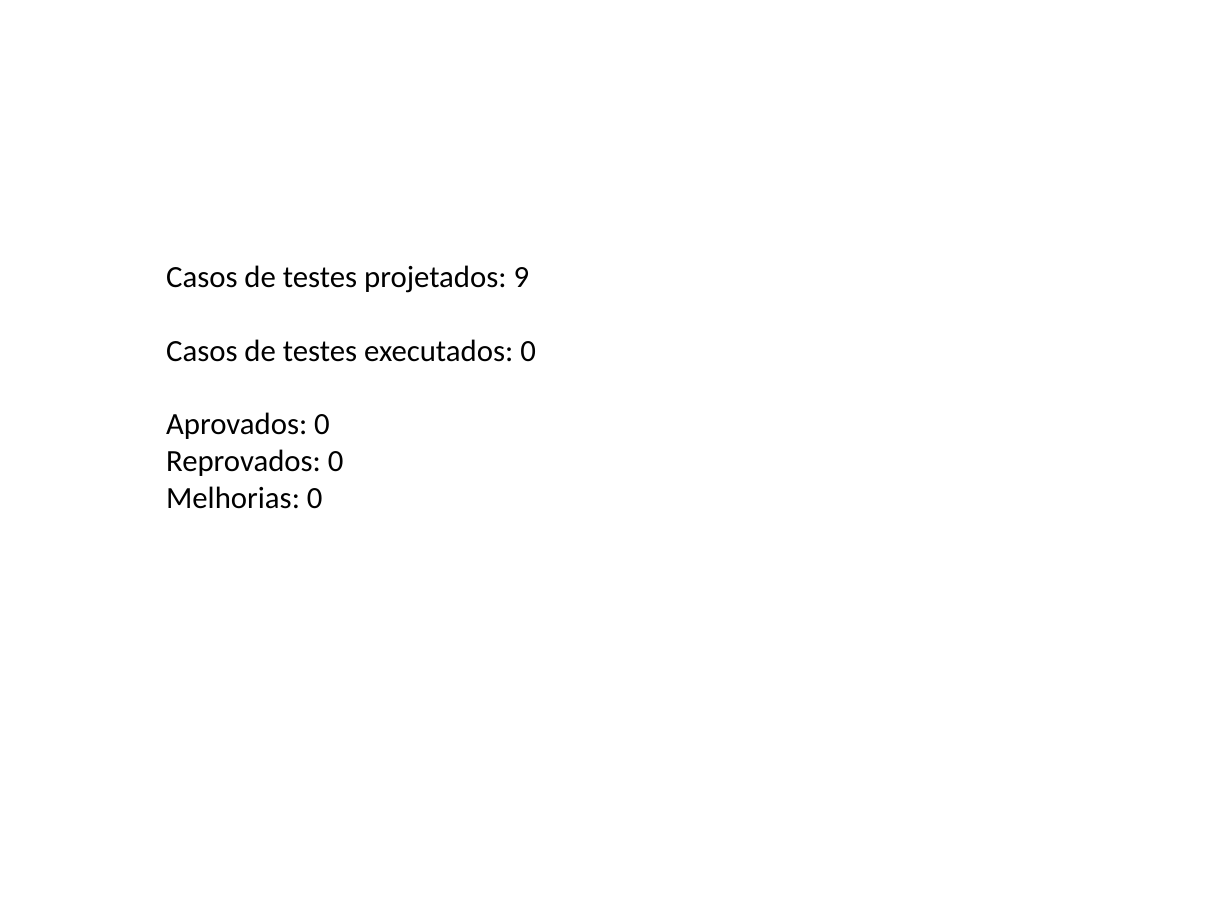
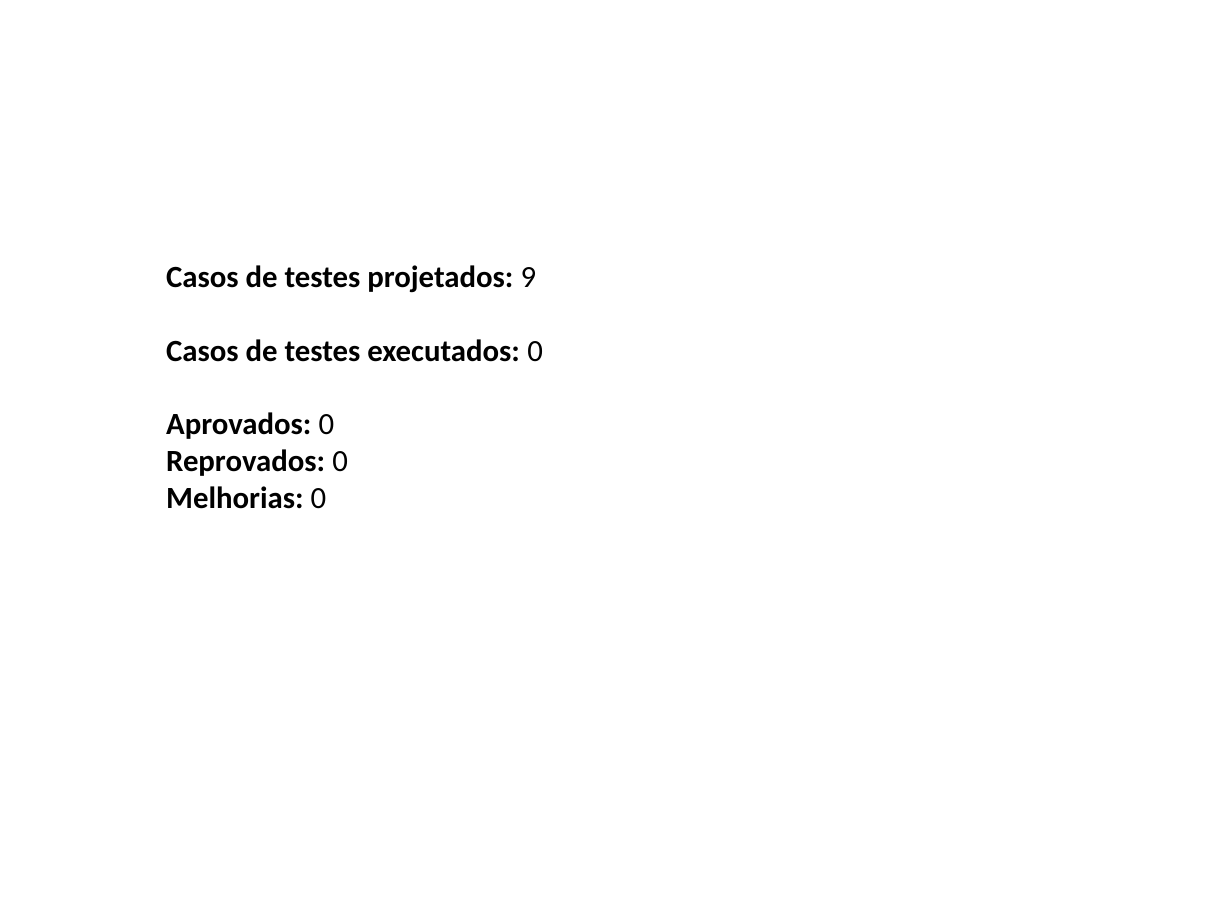
Before and after one commit to washingtonferreira/finderrors, a slide deck: slide 8 of FINDERRORS_-_Avaliação_dos_Testes.pptx. Drawn at 1232x924 pixels with LibreOffice and Linux fonts; fonts in the diff are those of the drawing; background and template pictures are left out. Boxes give left, top, right and bottom in pixels: in the first picture for what was removed or moved away, otherwise in the second. Text is boxed around its words. In the diff, an @@ line names an element or a change of style, - is before the commit and + after.

Commit message:
Alteração na Avaliação de Testes
Inclusão do Gráfico dos CTs.
Inclusão de Cobertura de Testes.

```diff
--- a/FINDERRORS_-_Avaliação_dos_Testes.pptx
+++ b/FINDERRORS_-_Avaliação_dos_Testes.pptx
@@ text "Casos de testes projetados: 9" at (166, 265, 543, 509): bold on @@
```
Also in this commit, not shown: 7 other slides changed, 2 slides added, 1 other file.
